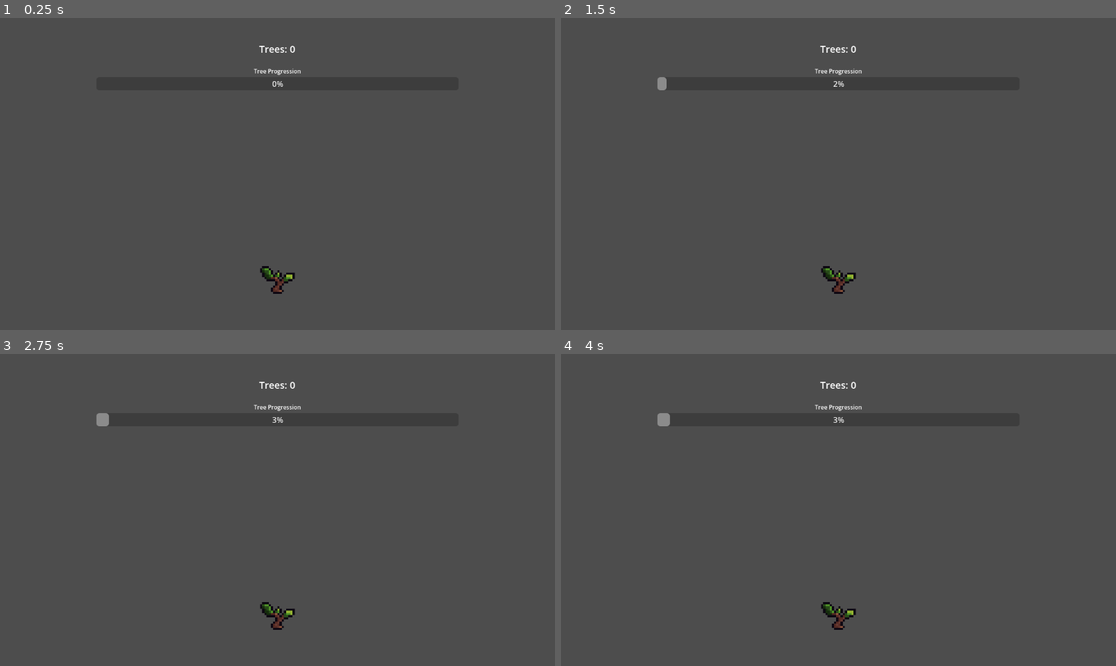
Above: before the commit, frames 1-4 (two rows, left to right).
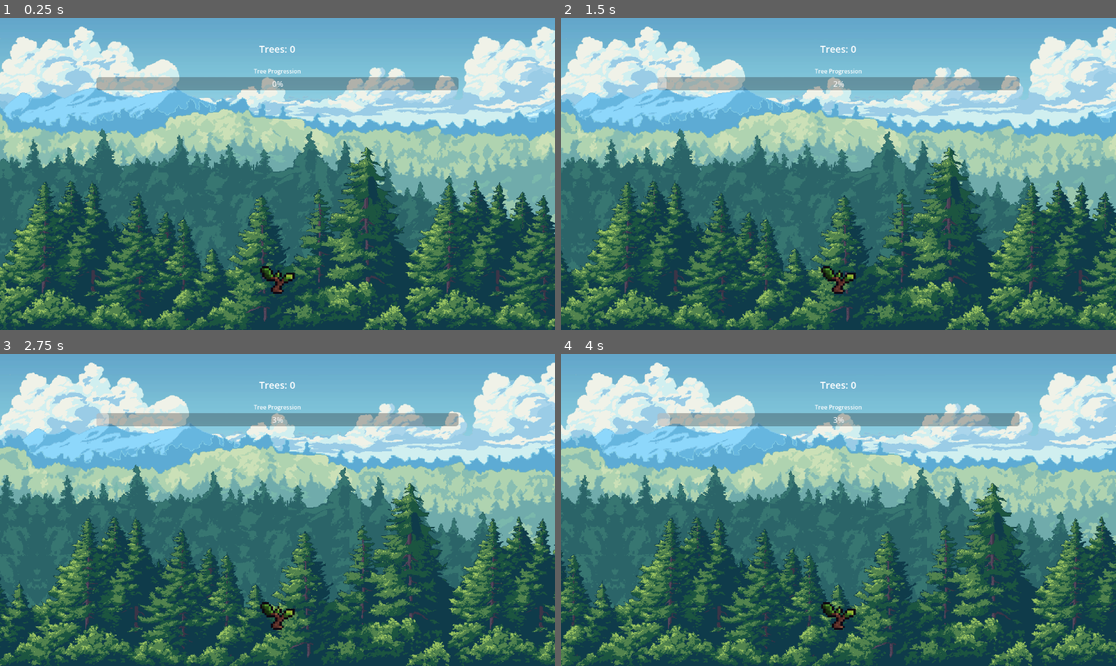
Above: after the commit, the same moments.

Repository: CallumB04/tree-clicker
Game: Godot game, scene res://Scenes/Game.tscn
Same seed, same stepped clock (60 frames per second), same inputs: the game is played once before the commit and once after it.
Inputs (mouse positions are in pixels of both pictures, inside the frame that each line leads up to):
- Up to frame 1 (0.25 s): no input
- Up to frame 2 (1.5 s): click (838, 280) at 0.5 s; click (838, 280) at 1.25 s
- Up to frame 3 (2.75 s): click (277, 616) at 2 s
- Up to frame 4 (4 s): no input

The runs differ from the first frame. In frame 1, 99% of the frame differs, in the area x 0-100%, y 0-100%; in frame 2, 99%; in frame 3, 99%; in frame 4, 99%.

Commit message:
feat: add paralax background

Diff:
--- a/Scenes/Game.tscn
+++ b/Scenes/Game.tscn
@@ -1,7 +1,13 @@
-[gd_scene load_steps=3 format=3 uid="uid://blsq4lu1so4ur"]
+[gd_scene load_steps=9 format=3 uid="uid://blsq4lu1so4ur"]
 
-[ext_resource type="Script" uid="uid://bb0j4rmdxjo1a" path="res://Scripts/Game.gd" id="1_gl6un"]
-[ext_resource type="Texture2D" uid="uid://be18710yubuo5" path="res://Assets/Trees/Oak1.png" id="1_iukft"]
+[ext_resource type="Script" uid="uid://bb0j4rmdxjo1a" path="res://Scripts/game.gd" id="1_3dryh"]
+[ext_resource type="Script" uid="uid://ndlvwsv4niwi" path="res://Scripts/parallax_background.gd" id="2_wowpa"]
+[ext_resource type="Texture2D" uid="uid://bnlxp5f1nynd3" path="res://Assets/ParalaxBackground/forest_sky.png" id="3_i6g32"]
+[ext_resource type="Texture2D" uid="uid://be18710yubuo5" path="res://Assets/Trees/Oak1.png" id="4_1l0tm"]
+[ext_resource type="Texture2D" uid="uid://cec7ljsesv68x" path="res://Assets/ParalaxBackground/forest_mountain.png" id="4_wowpa"]
+[ext_resource type="Texture2D" uid="uid://bqbwom0oa04df" path="res://Assets/ParalaxBackground/forest_back.png" id="5_i6g32"]
+[ext_resource type="Texture2D" uid="uid://obopyt80phyl" path="res://Assets/ParalaxBackground/forest_mid.png" id="6_1l0tm"]
+[ext_resource type="Texture2D" uid="uid://dmnyuqddk4xrk" path="res://Assets/ParalaxBackground/forest_front.png" id="7_v158k"]
 
 [node name="Game" type="Control"]
 layout_mode = 3
@@ -10,7 +16,69 @@
 anchor_bottom = 1.0
 grow_horizontal = 2
 grow_vertical = 2
-script = ExtResource("1_gl6un")
+script = ExtResource("1_3dryh")
+
+[node name="ParallaxBackground" type="ParallaxBackground" parent="."]
+script = ExtResource("2_wowpa")
+
+[node name="Sky" type="ParallaxLayer" parent="ParallaxBackground"]
+position = Vector2(0, -200)
+motion_scale = Vector2(0.1, 0.1)
+motion_mirroring = Vector2(1520, 0)
+
+[node name="Sprite2D" type="Sprite2D" parent="ParallaxBackground/Sky"]
+texture_filter = 1
+scale = Vector2(0.8, 0.8)
+texture = ExtResource("3_i6g32")
+centered = false
+
+[node name="Mountains" type="ParallaxLayer" parent="ParallaxBackground"]
+position = Vector2(0, 200)
+motion_scale = Vector2(0.15, 0.15)
+motion_mirroring = Vector2(2640, 0)
+
+[node name="Sprite2D" type="Sprite2D" parent="ParallaxBackground/Mountains"]
+texture_filter = 1
+position = Vector2(0, -724)
+scale = Vector2(0.7, 0.7)
+texture = ExtResource("4_wowpa")
+centered = false
+
+[node name="ForestBack" type="ParallaxLayer" parent="ParallaxBackground"]
+texture_filter = 1
+position = Vector2(0, 280)
+motion_scale = Vector2(0.25, 0.25)
+motion_mirroring = Vector2(2660, 0)
+
+[node name="Sprite2D" type="Sprite2D" parent="ParallaxBackground/ForestBack"]
+texture_filter = 1
+position = Vector2(0, -945)
+scale = Vector2(0.7, 0.7)
+texture = ExtResource("5_i6g32")
+centered = false
+
+[node name="ForestMid" type="ParallaxLayer" parent="ParallaxBackground"]
+position = Vector2(0, 300)
+motion_scale = Vector2(0.35, 0.35)
+motion_mirroring = Vector2(2660, 0)
+
+[node name="Sprite2D" type="Sprite2D" parent="ParallaxBackground/ForestMid"]
+texture_filter = 1
+position = Vector2(0, -1046)
+scale = Vector2(0.7, 0.7)
+texture = ExtResource("6_1l0tm")
+centered = false
+
+[node name="ForestFront" type="ParallaxLayer" parent="ParallaxBackground"]
+motion_scale = Vector2(0.45, 0.45)
+motion_mirroring = Vector2(2660, 0)
+
+[node name="Sprite2D" type="Sprite2D" parent="ParallaxBackground/ForestFront"]
+texture_filter = 1
+position = Vector2(0, -186)
+scale = Vector2(0.7, 0.7)
+texture = ExtResource("7_v158k")
+centered = false
 
 [node name="TreeClicker" type="TextureButton" parent="."]
 texture_filter = 1
--- /dev/null
+++ b/Scripts/parallax_background.gd
@@ -0,0 +1,4 @@
+extends ParallaxBackground
+
+func _process(delta):
+	scroll_offset.x += 80 * delta;
--- a/project.godot
+++ b/project.godot
@@ -17,5 +17,6 @@
 
 [rendering]
 
+textures/canvas_textures/default_texture_filter=0
 renderer/rendering_method="gl_compatibility"
 renderer/rendering_method.mobile="gl_compatibility"
Not shown: 1 places in Scenes/Game.tscn that only renumber resources
Not shown, added: Scripts/parallax_background.gd.uid
